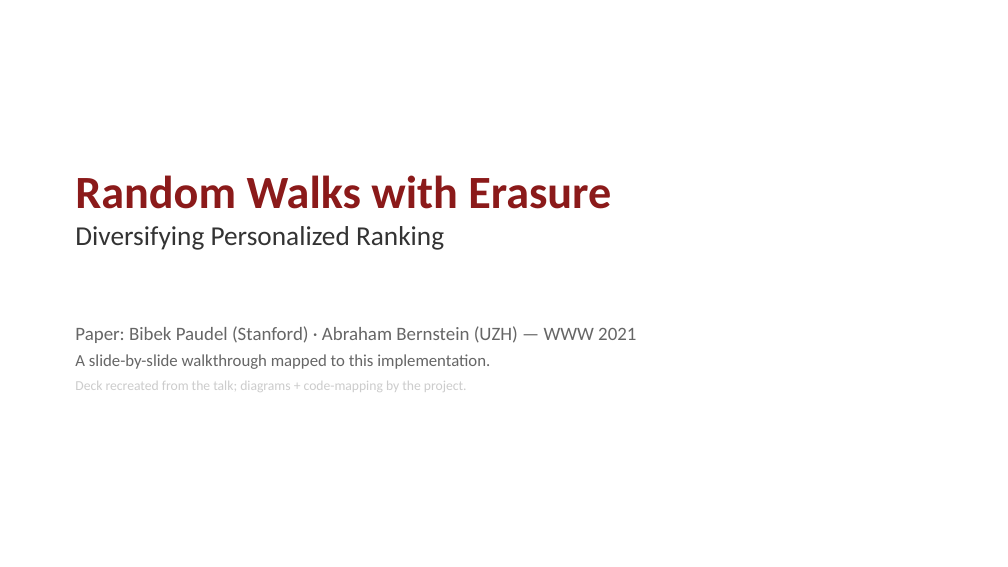
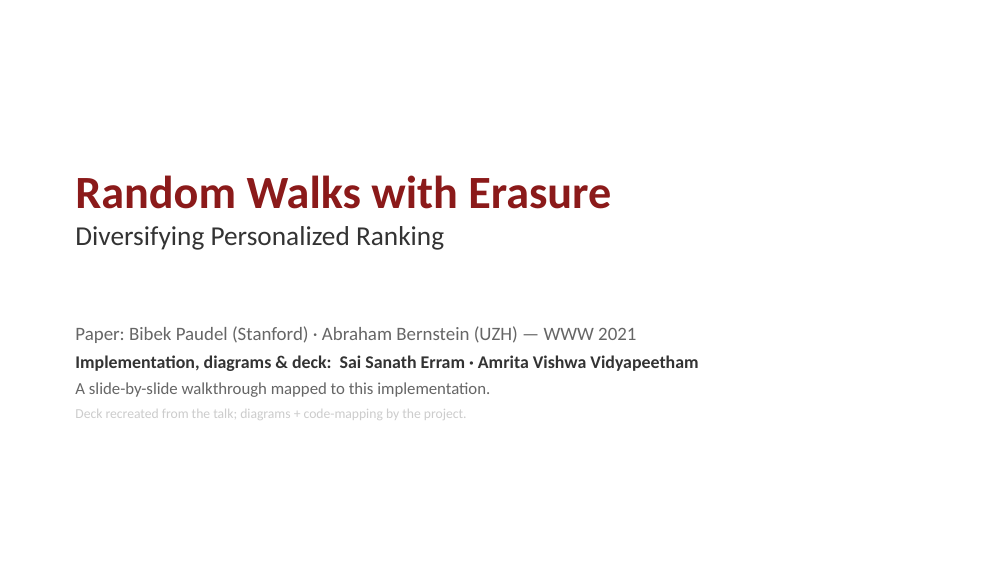
Before and after one commit to greenwichg/random_walks_with_erasure, a slide deck: slide 1 of docs/RWE_talk.pptx. Drawn at 1008x567 pixels with LibreOffice and Linux fonts; fonts in the diff are those of the drawing. Boxes give left, top, right and bottom in pixels: in the first picture for what was removed or moved away, otherwise in the second. Text is boxed around its words. In the diff, an @@ line names an element or a change of style, - is before the commit and + after.

```diff
--- a/docs/RWE_talk.pptx
+++ b/docs/RWE_talk.pptx
@@ text at <box>75,355,698,371</box>: paragraph added @@
+Implementation, diagrams & deck: Sai Sanath Erram · Amrita Vishwa Vidyapeetham
```
Also in this commit, not shown: 1 other slide changed, 2 other files.
